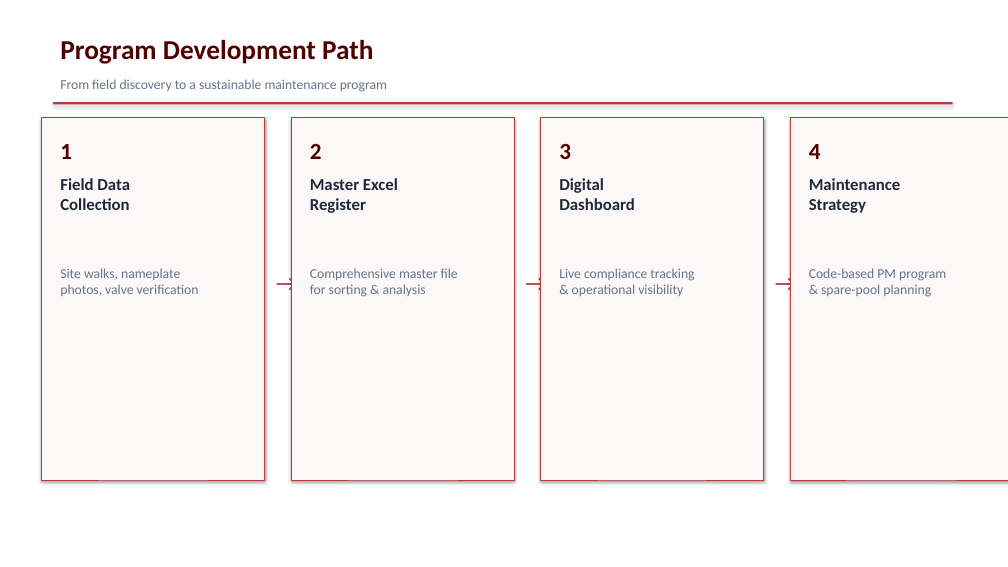
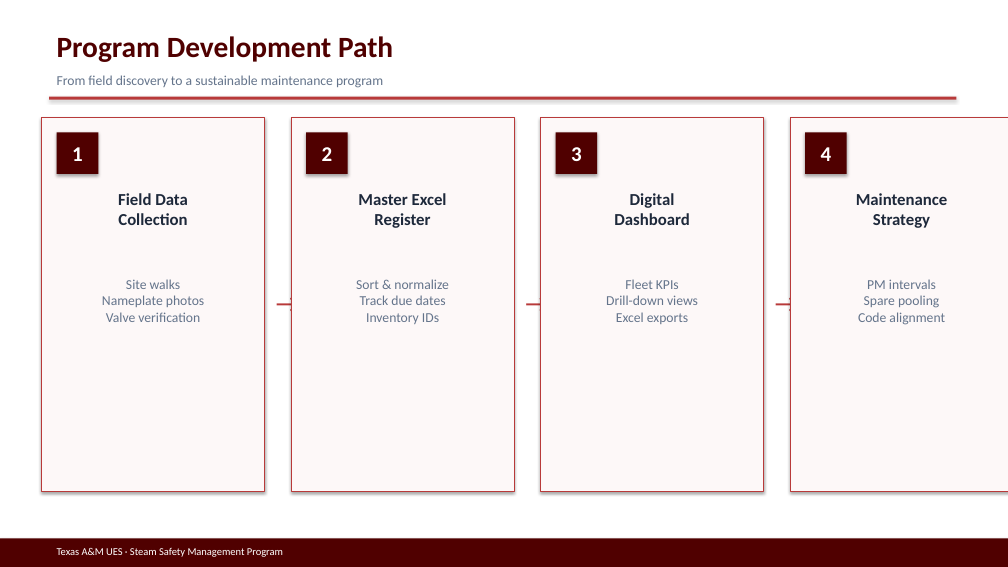
Before and after one commit to stavan12-a11y/PSV-Compliance-Tracking-Dashboard, a slide deck: slide 6 of docs/presentation/UES-Steam-Safety-Management-Program.pptx. Drawn at 1008x567 pixels with LibreOffice and Linux fonts; fonts in the diff are those of the drawing. Boxes give left, top, right and bottom in pixels: in the first picture for what was removed or moved away, otherwise in the second. Text is boxed around its words. In the diff, an @@ line names an element or a change of style, - is before the commit and + after.

```diff
--- a/docs/presentation/UES-Steam-Safety-Management-Program.pptx
+++ b/docs/presentation/UES-Steam-Safety-Management-Program.pptx
@@ text "Program Development Path" at (57,36,393,62): size 26 to 28 pt @@
@@ text "From field discovery to a ...": place and size @@
-text "From field discovery to a ..." at (60,79,387,92)
+text "From field discovery to a ..." at (57,75,383,88)
@@ rectangle: place and size @@
-rectangle at (42,117,265,480)
+rectangle at (42,117,265,492)
@@ rectangle: place and size @@
-rectangle at (53,102,953,104)
+rectangle at (49,97,957,100)
@@ rectangle: place and size @@
-rectangle at (291,117,514,480)
+rectangle at (291,117,514,492)
@@ rectangle: place and size @@
-rectangle at (541,117,764,480)
+rectangle at (541,117,764,492)
@@ rectangle: place and size @@
-rectangle at (790,117,1008,480)
+rectangle at (790,117,1008,492)
@@ rectangle "1": place and size @@
-rectangle "1" at (60,144,72,159)
+rectangle "1" at (57,132,98,174)
@@ rectangle "2": place and size @@
-rectangle "2" at (310,144,322,159)
+rectangle "2" at (306,132,348,174)
@@ rectangle "3": place and size @@
-rectangle "3" at (559,144,571,159)
+rectangle "3" at (556,132,597,174)
@@ size 22 to 20 pt, text colour #500000 to #FFFFFF; alignment left to centre; vertical alignment top to middle; fill none to #500000; shadow on in 4 elements at (57,132,98,174), (306,132,348,174), (556,132,597,174), (805,132,847,174) @@
@@ rectangle "4": place and size @@
-rectangle "4" at (809,144,821,159)
+rectangle "4" at (805,132,847,174)
@@ text "Field Data Collection": place and size @@
-text "Field Data Collection" at (60,178,130,210)
+text "Field Data Collection" at (118,193,188,225)
@@ text "Master Excel Register": place and size @@
-text "Master Excel Register" at (310,178,398,213)
+text "Master Excel Register" at (358,193,447,228)
@@ text "Digital Dashboard": place and size @@
-text "Digital Dashboard" at (559,178,634,210)
+text "Digital Dashboard" at (614,193,689,225)
@@ alignment left to centre in 4 elements at (118,193,188,225), (358,193,447,228), (614,193,689,225), (856,193,948,228) @@
@@ text "Maintenance Strategy": place and size @@
-text "Maintenance Strategy" at (809,178,901,213)
+text "Maintenance Strategy" at (856,193,948,228)
@@ text at (102,279,204,322): text changed @@
-Site walks, nameplate
-photos, valve verification
+Site walks
+Nameplate photos
+Valve verification
@@ text at (356,279,449,324): text changed @@
-Comprehensive master file
-for sorting & analysis
+Sort & normalize
+Track due dates
+Inventory IDs
@@ text at (606,279,698,324): text changed @@
-Live compliance tracking
-& operational visibility
+Fleet KPIs
+Drill-down views
+Excel exports
@@ 3 texts: place and size @@
-3 texts at (268,265,790,295)
+3 texts at (268,284,790,314)
@@ size 22 to 24 pt; alignment left to centre in 3 elements at (268,284,291,314), (518,284,541,314), (768,284,790,314) @@
@@ text at (858,279,945,325): text changed @@
-Code-based PM program
-& spare-pool planning
+PM intervals
+Spare pooling
+Code alignment
@@ rectangle added at (0,538,1008,567), fill #500000 @@
@@ text added at (57,548,283,557), 10 pt, text #FFFFFF @@
+Texas A&M UES · Steam Safety Management Program
```
Also in this commit, not shown: 16 other slides changed, 9 slides added, 9 slides removed, 5 other files.
